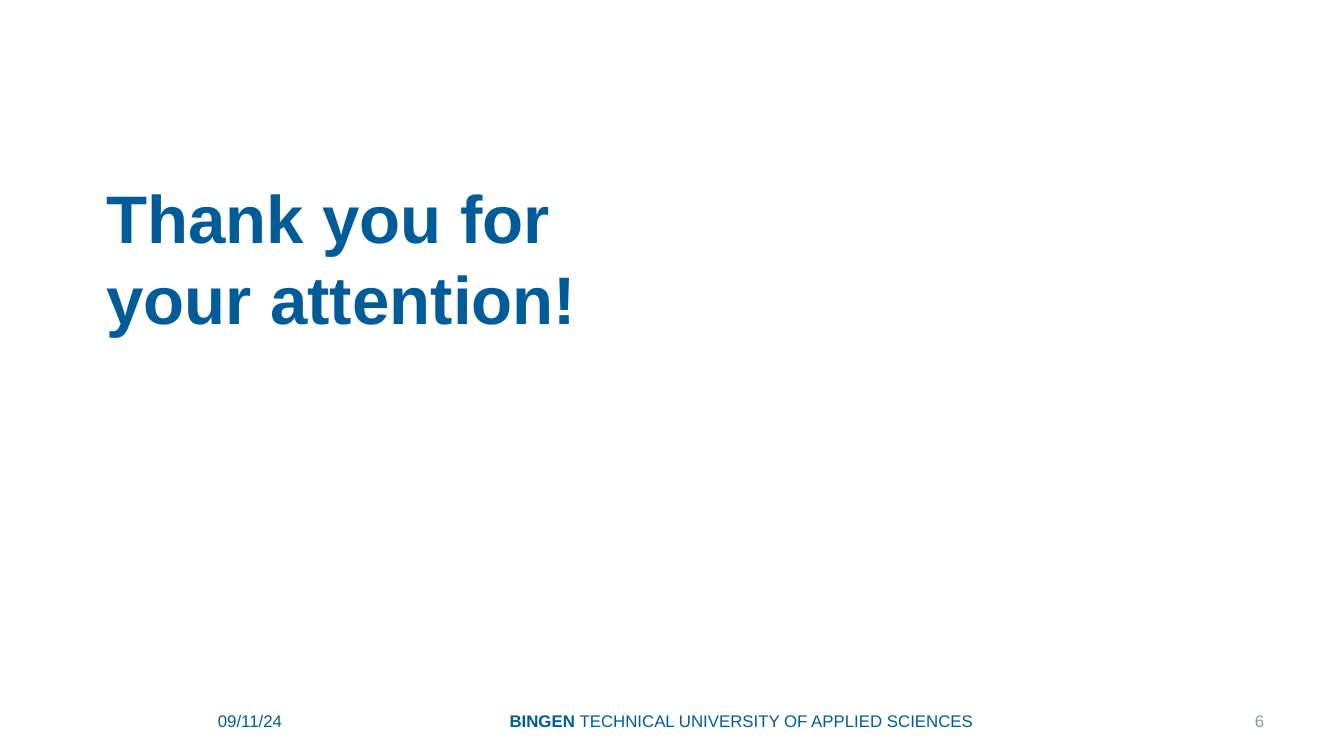
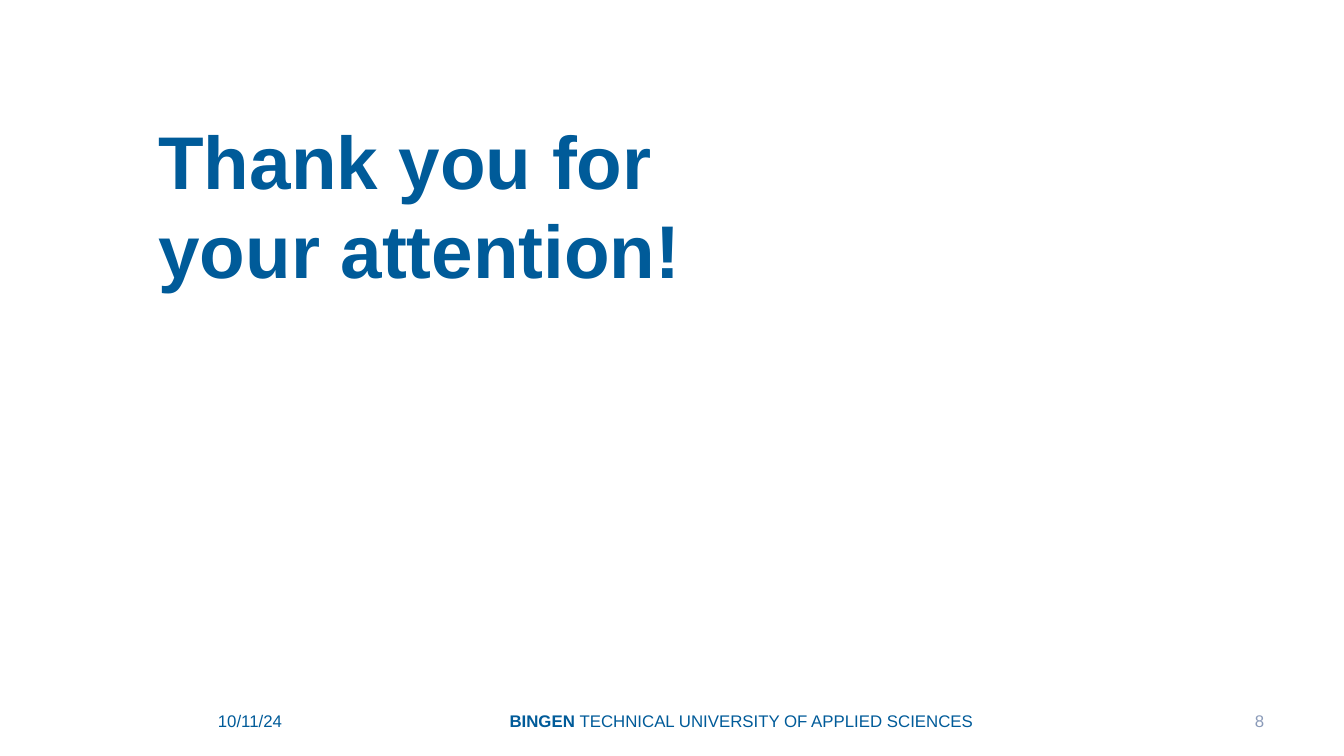
Before and after one commit to Padinator/Watch-Tip, a slide deck: slide 8 of slides-decks/pitch-presentation.pptx (slide 6 before the commit). Drawn at 1344x756 pixels with LibreOffice and Linux fonts; fonts in the diff are those of the drawing; background and template pictures are left out. Boxes give left, top, right and bottom in pixels: in the first picture for what was removed or moved away, otherwise in the second. Text is boxed around its words. In the diff, an @@ line names an element or a change of style, - is before the commit and + after.

```diff
--- a/slides-decks/pitch-presentation.pptx
+++ b/slides-decks/pitch-presentation.pptx
@@ text "Thank you for your attention!": place and size @@
-text "Thank you for your attention!" at bbox=[106, 194, 576, 337]
+text "Thank you for your attention!" at bbox=[158, 135, 681, 292]
@@ text "Thank you for your attention!" at bbox=[158, 135, 681, 292]: size 36 to 40 pt @@
@@ text at bbox=[218, 714, 282, 727]: text changed @@
-09/11/24
+10/11/24
```
Also in this commit, not shown: 6 other slides changed, 2 slides added, 1 other file.
